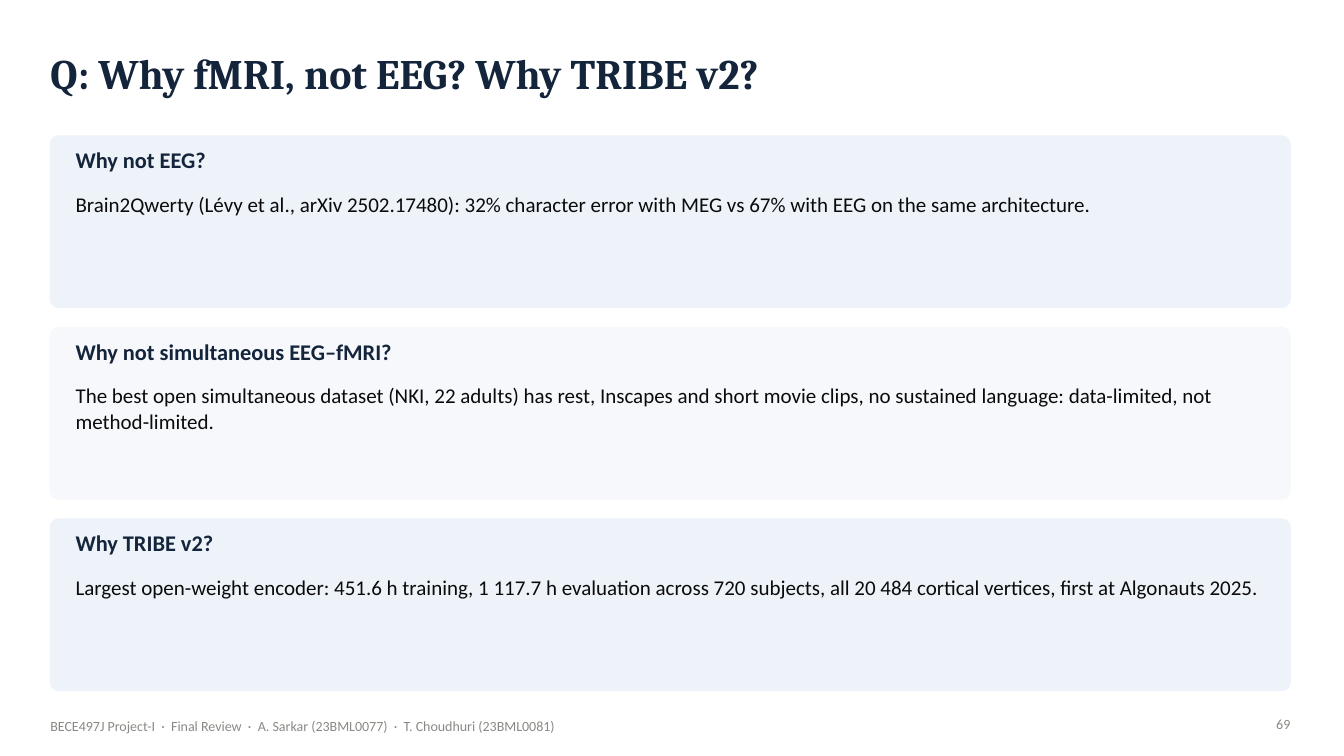
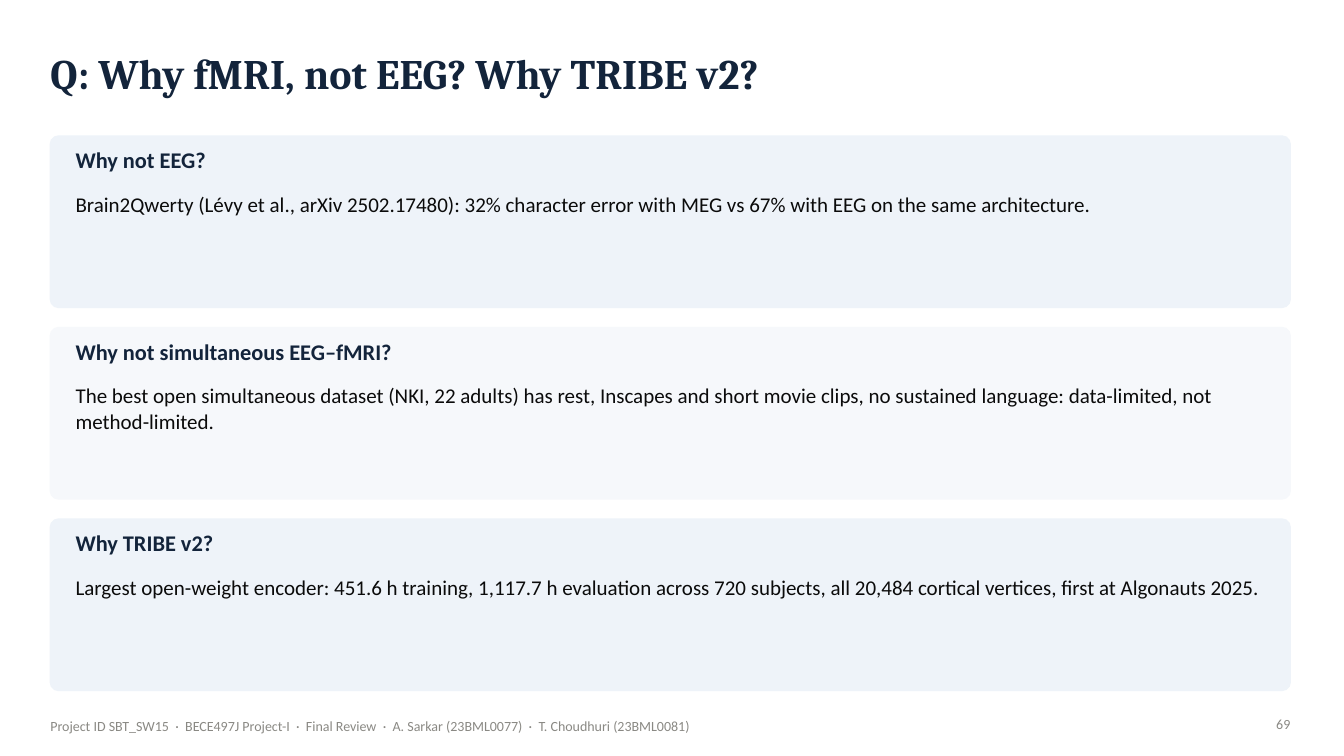
Before and after one commit to Ivxn404/semantic-decoding-tribe-inversion, a slide deck: slide 69 of deck/Final_Sarkar_Choudhuri.pptx. Drawn at 1344x756 pixels with LibreOffice and Linux fonts; fonts in the diff are those of the drawing. Boxes give left, top, right and bottom in pixels: in the first picture for what was removed or moved away, otherwise in the second. Text is boxed around its words. In the diff, an @@ line names an element or a change of style, - is before the commit and + after.

Commit message:
Review III submission files (SBT_SW15): thesis, presentation, poster, 90-s video

```diff
--- a/deck/Final_Sarkar_Choudhuri.pptx
+++ b/deck/Final_Sarkar_Choudhuri.pptx
@@ text at (x1=76, y1=580, x2=1259, y2=599): text changed @@
-Largest open-weight encoder: 451.6 h training, 1 117.7 h evaluation across 720 subjects, all 20 484 cortical vertices, first at Algonauts 2025.
+Largest open-weight encoder: 451.6 h training, 1,117.7 h evaluation across 720 subjects, all 20,484 cortical vertices, first at Algonauts 2025.
@@ text at (x1=50, y1=721, x2=689, y2=733): text changed @@
-BECE497J Project-I · Final Review · A. Sarkar (23BML0077) · T. Choudhuri (23BML0081)
+Project ID SBT_SW15 · BECE497J Project-I · Final Review · A. Sarkar (23BML0077) · T. Choudhuri (23BML0081)
```
Also in this commit, not shown: 65 other slides changed, 9 other files.
